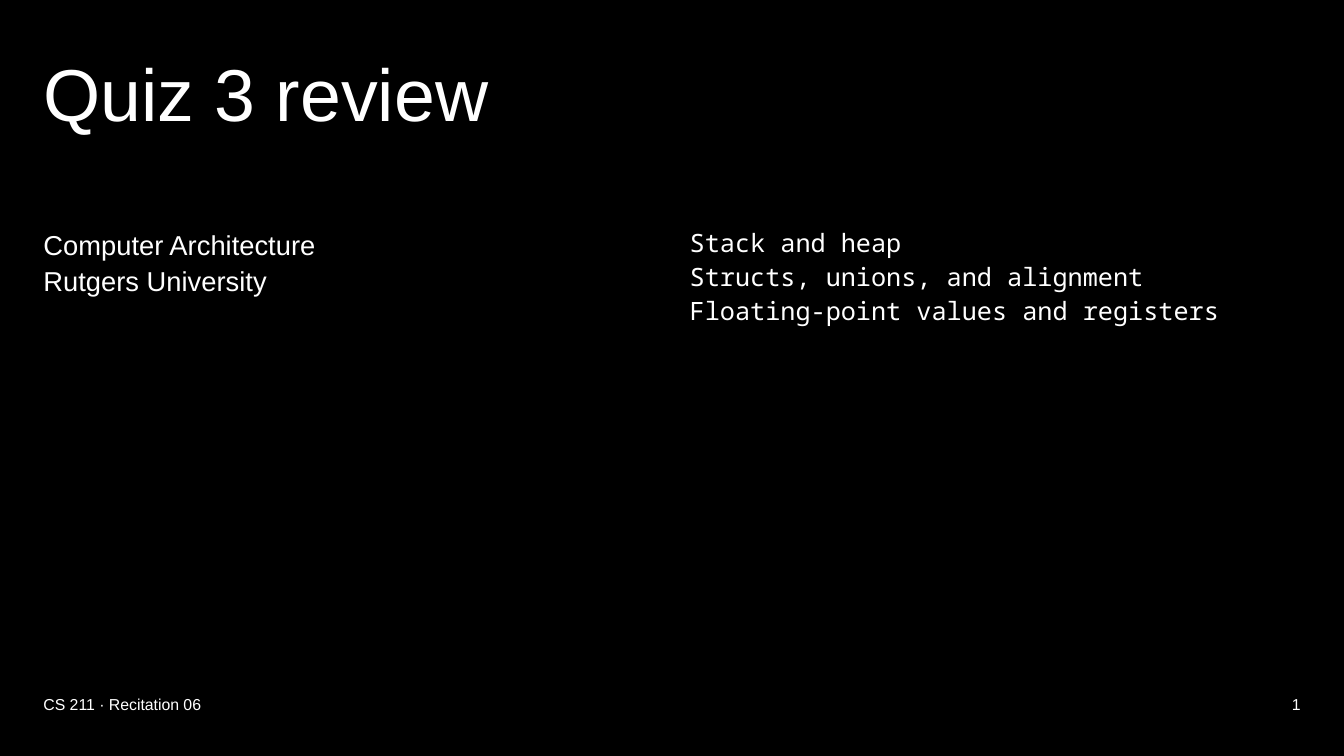
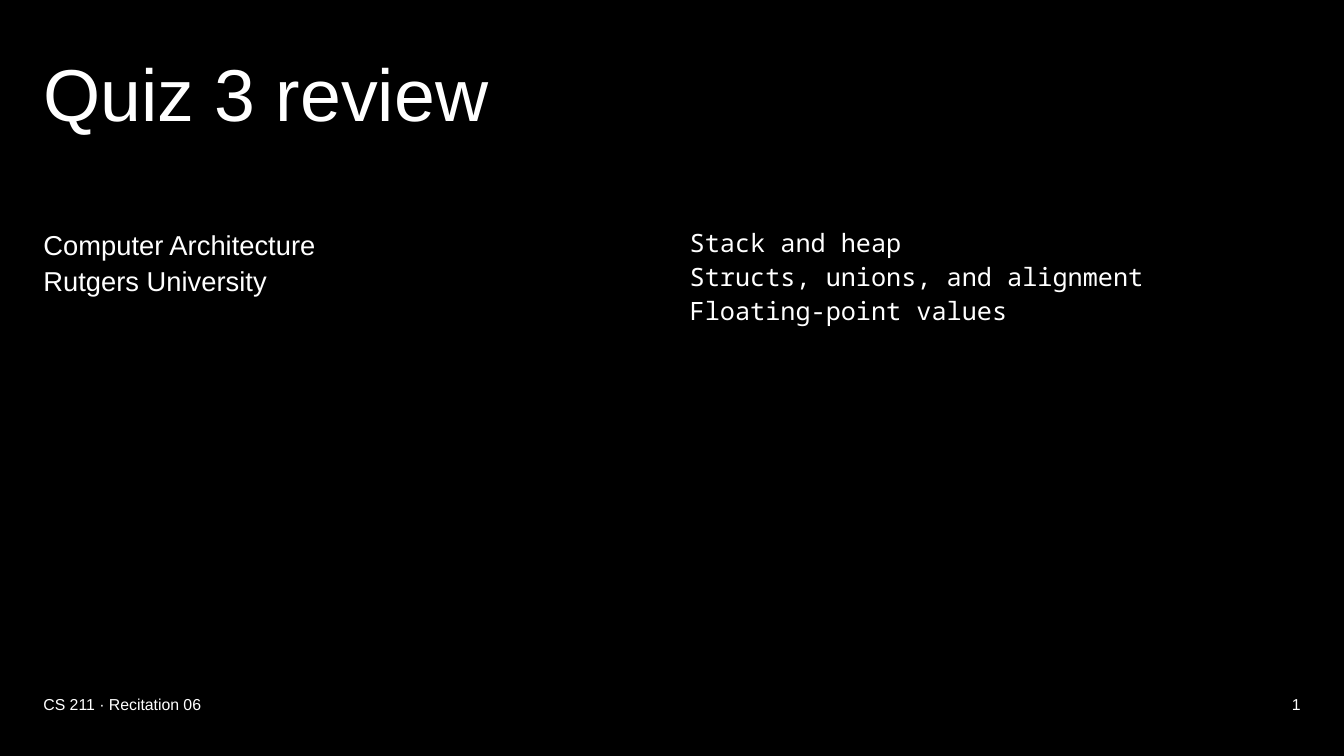
Before and after one commit to xsebby/portfolio, a slide deck: slide 1 of public/presentations/CS211_Recitation_6.pptx. Drawn at 1344x756 pixels with LibreOffice and Linux fonts; fonts in the diff are those of the drawing. Boxes give left, top, right and bottom in pixels: in the first picture for what was removed or moved away, otherwise in the second. Text is boxed around its words. In the diff, an @@ line names an element or a change of style, - is before the commit and + after.

Commit message:
Trim Quiz 3 review slides and PowerPoint

```diff
--- a/public/presentations/CS211_Recitation_6.pptx
+++ b/public/presentations/CS211_Recitation_6.pptx
@@ text at (690,301,1007,326): text changed @@
-Floating-point values and registers
+Floating-point values
```
Also in this commit, not shown: 2 other slides changed, 6 slides removed, 3 other files.
